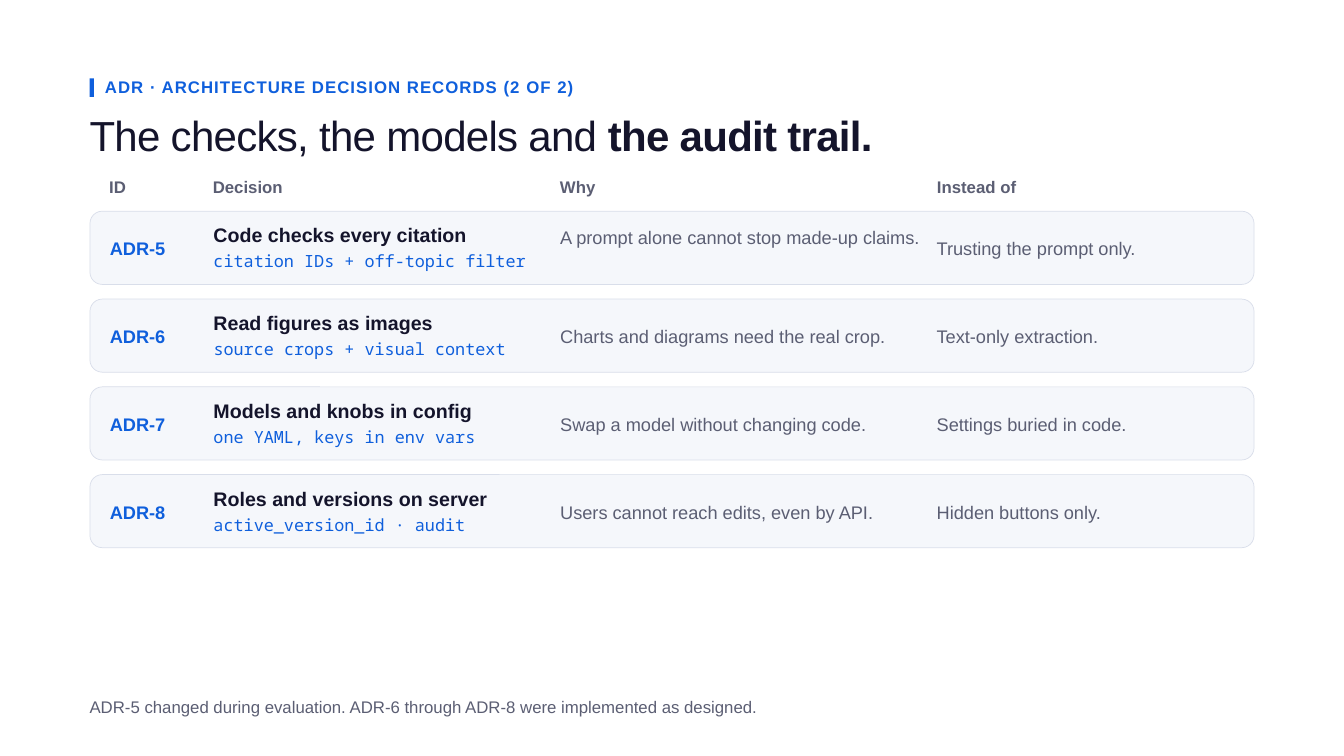
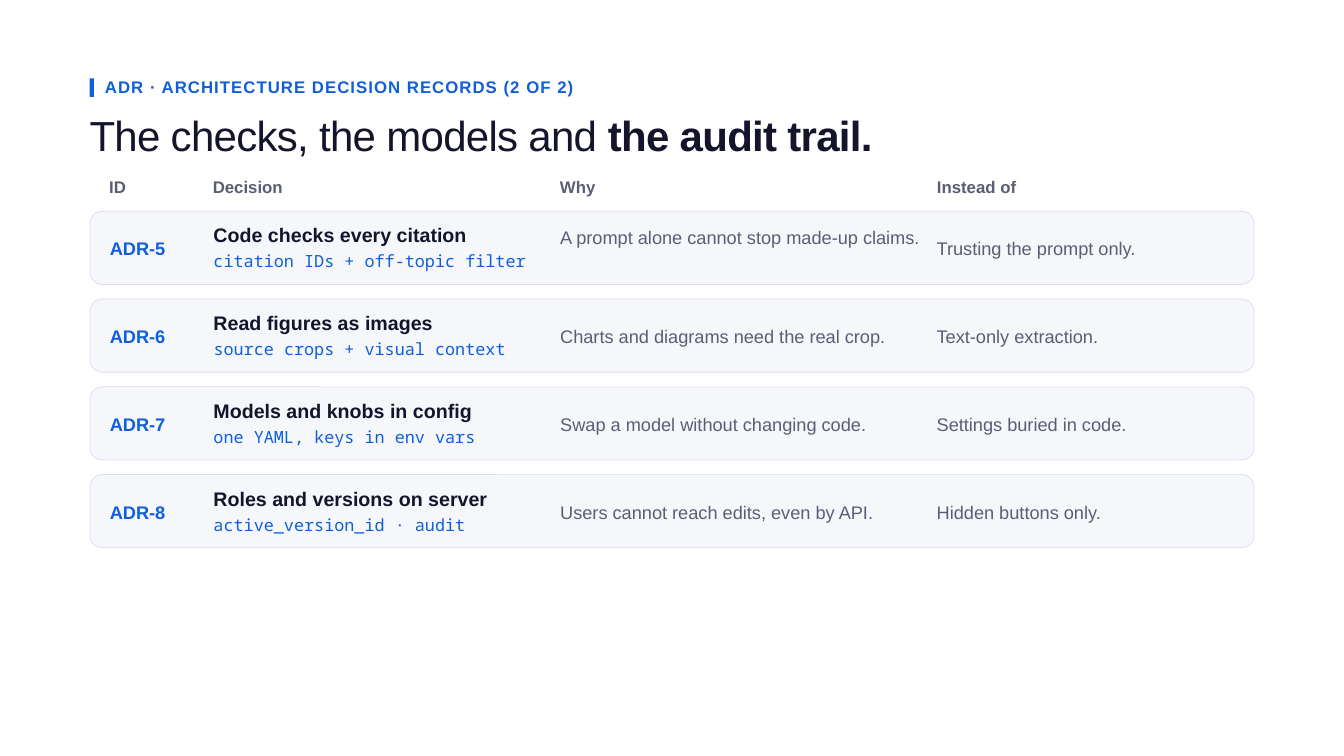
Before and after one commit to Prasannagirish/hcl-nitt-jensen_jackets, a slide deck: slide 7 of ResearchIQ Final Presentation.pptx. Drawn at 1344x756 pixels with LibreOffice and Linux fonts; fonts in the diff are those of the drawing. Boxes give left, top, right and bottom in pixels: in the first picture for what was removed or moved away, otherwise in the second. Text is boxed around its words. In the diff, an @@ line names an element or a change of style, - is before the commit and + after.

```diff
--- a/ResearchIQ Final Presentation.pptx
+++ b/ResearchIQ Final Presentation.pptx
@@ text removed at [90, 701, 757, 717] @@
-ADR-5 changed during evaluation. ADR-6 through ADR-8 were implemented as designed.
```
Also in this commit, not shown: 10 other slides changed, 1 other file.
